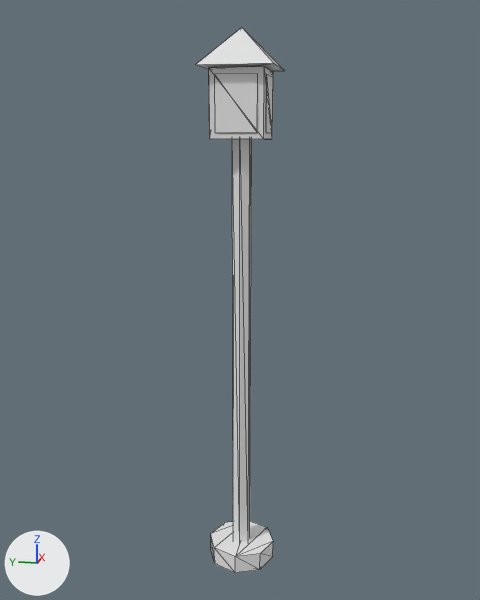
What one commit did to the glTF model assets/creative/village3d/models/lantern.glb.
The view is the same before and after, from a 50 mm lens placed at (-3.28, -0.65, 2.3), pointed at (0.02, 0.01, 1.48). Lighting does not change. The marker at lower left points along +X, +Y and +Z. The first picture is the older version. Mesh edges are drawn as thin lines. Vertices at exactly the same position are counted once.

The first picture shows 'lantern'.
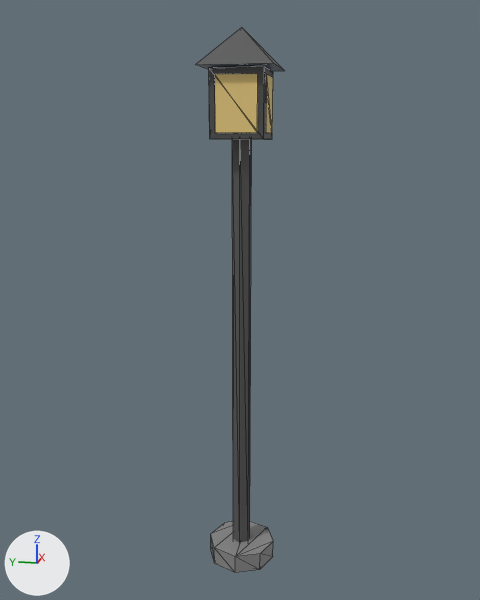
Pixel boxes (x1, y1, x2, y2) of what changed, in the pictures (480 x 600 px):
'lantern', recoloured (darker): (196, 28, 284, 573) in both

The change, as a diff of the scene's bpy script:
```diff
--- a/assets/creative/village3d/models/lantern.glb.py
+++ b/assets/creative/village3d/models/lantern.glb.py
@@ mat_village_atlas @@
 n0 = _N.new('ShaderNodeBsdfPrincipled'); n0.name = 'Principled BSDF'
 n1 = _N.new('ShaderNodeOutputMaterial'); n1.name = 'Material Output'
+n2 = _N.new('ShaderNodeMix'); n2.name = 'Mix'
+n2.data_type = 'RGBA'
+n2.blend_type = 'MULTIPLY'
+n2.inputs[0].default_value = 1.0  # 'Factor'
+n2.inputs[7].default_value = (0.8, 0.8, 0.8, 1.0)  # 'B', white #e7e7e7
+n3 = _N.new('ShaderNodeVertexColor'); n3.name = 'Color Attribute'
 _L.new(n0.outputs[0], n1.inputs[0])  # 'BSDF' to 'Surface'
+_L.new(n2.outputs[2], n0.inputs[0])  # 'Result' to 'Base Color'
+_L.new(n3.outputs[0], n2.inputs[6])  # 'Color' to 'A'
@@ me_lantern_mesh @@
 me_lantern_mesh.from_pydata(...)  # 57 vertices, 74 faces; spans x -0.18..0.18, y -0.18..0.18, z 0.0..2.8
 # used by ob_lantern; location = (0.0, 0.0, 0.0)
+# me_lantern_mesh part 1: vertex colours changed
 me_lantern_mesh.materials.append(mat_village_atlas)
```
